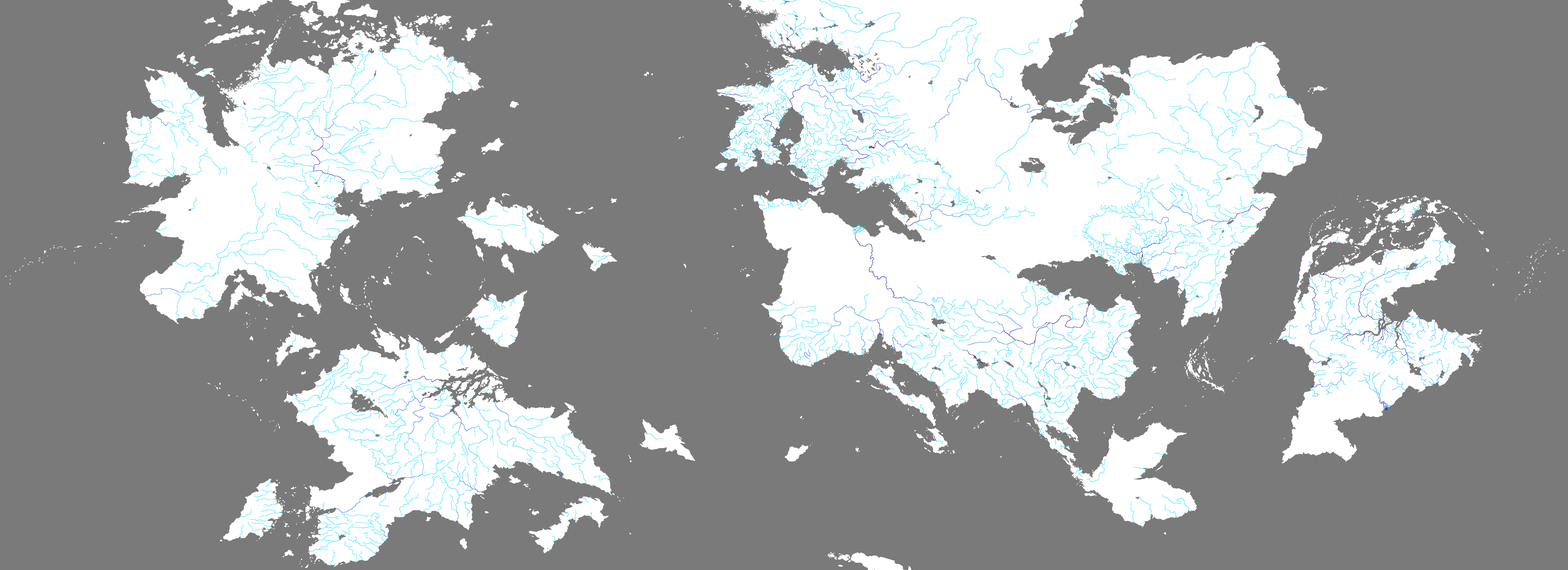
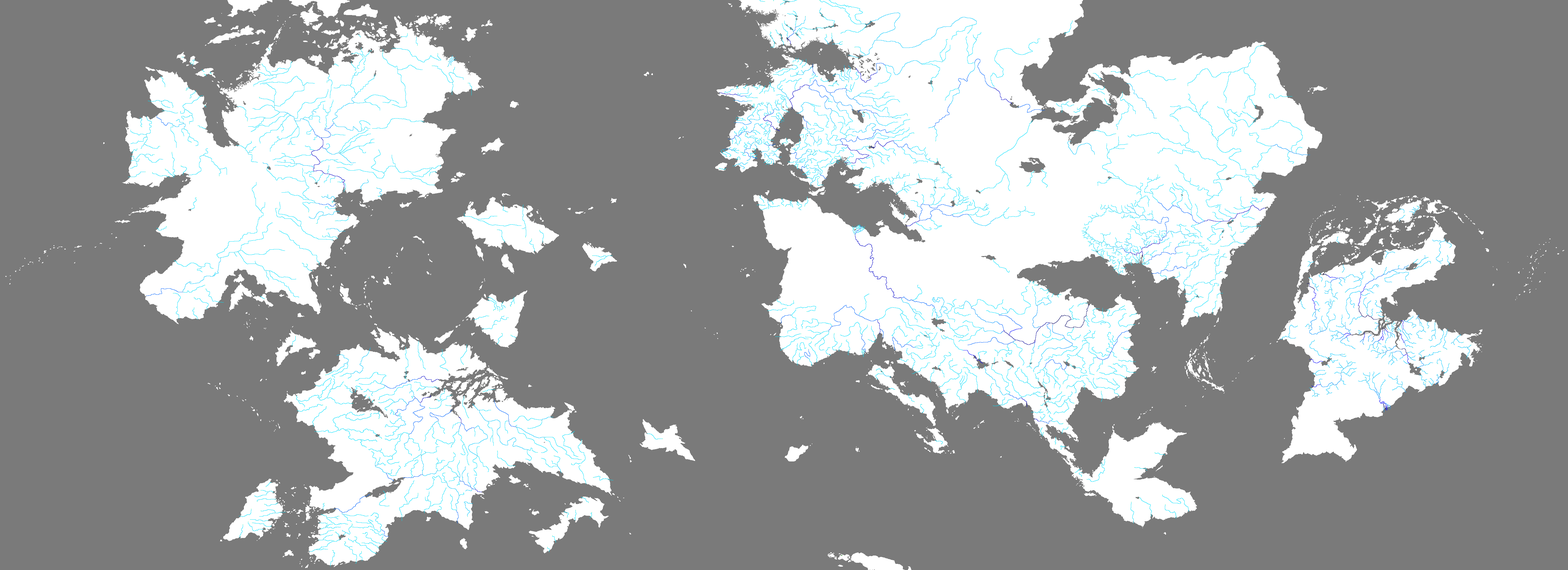
Two versions of the same layered image (w=1568, h=570). Layer-by-layer changes:
added layer "11 #2" above "rivers.bmp" over bbox(1039, 323, 1051, 332)
painted on "rivers.bmp" over bbox(272, 22, 1130, 254)
